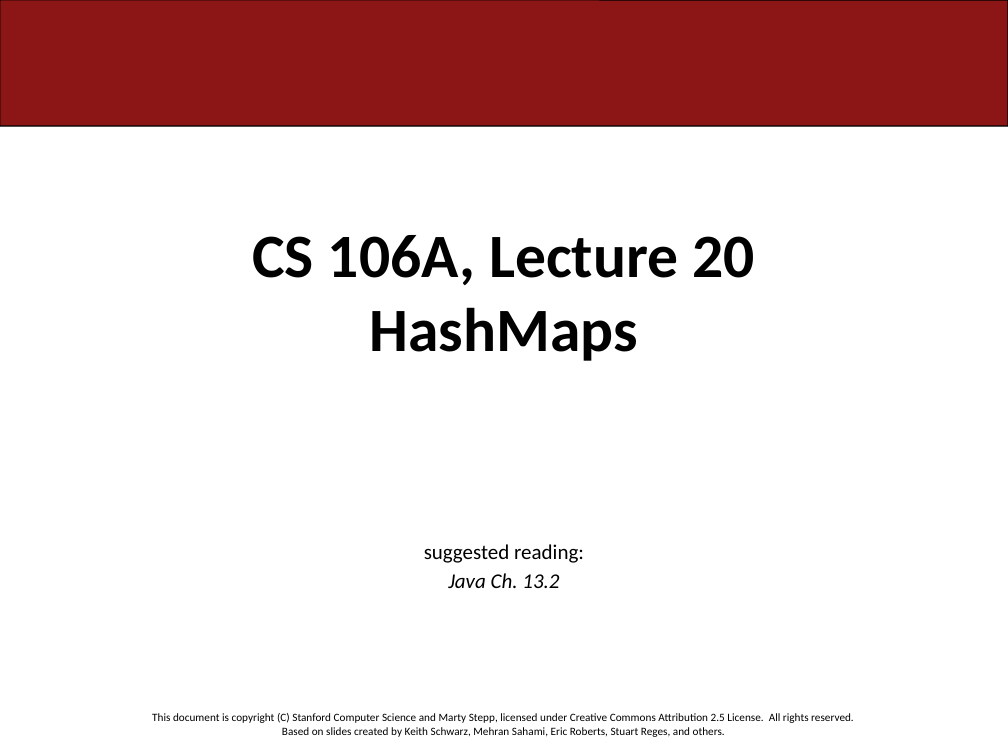
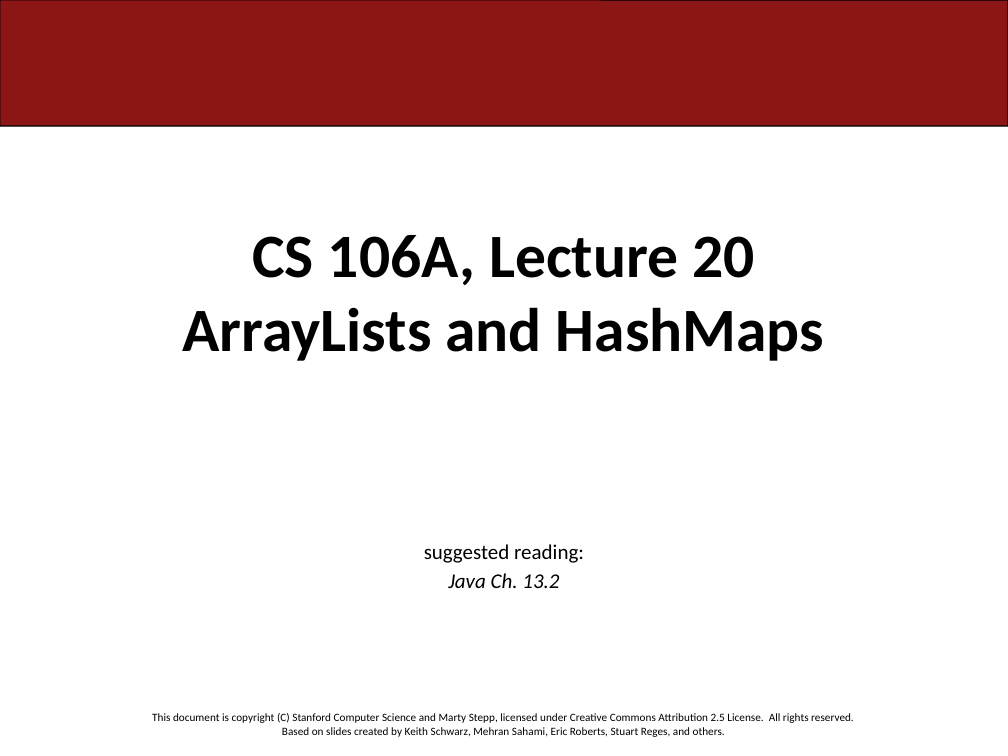
Before and after one commit to ckincaid17/cs106a-summer-2018, a slide deck: slide 1 of WWW/lectures/Lecture20/Lecture20.pptx. Drawn at 1008x756 pixels with LibreOffice and Linux fonts; fonts in the diff are those of the drawing. Boxes give left, top, right and bottom in pixels: in the first picture for what was removed or moved away, otherwise in the second. Text is boxed around its words. In the diff, an @@ line names an element or a change of style, - is before the commit and + after.

Commit message:
Lecture 20 PPT updates

```diff
--- a/WWW/lectures/Lecture20/Lecture20.pptx
+++ b/WWW/lectures/Lecture20/Lecture20.pptx
@@ title at [183, 235, 824, 361]: text changed @@
-CS 106A, Lecture 20
-HashMaps
+CS 106A, Lecture 20
+ArrayLists and HashMaps
```
Also in this commit, not shown: 6 other slides changed, 2 slides added, 1 other file.
